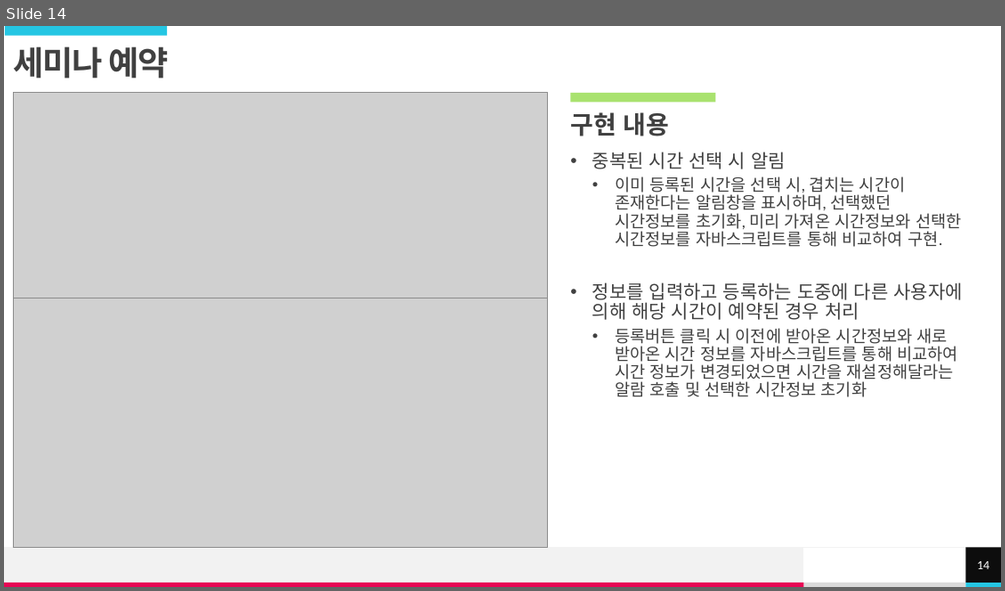
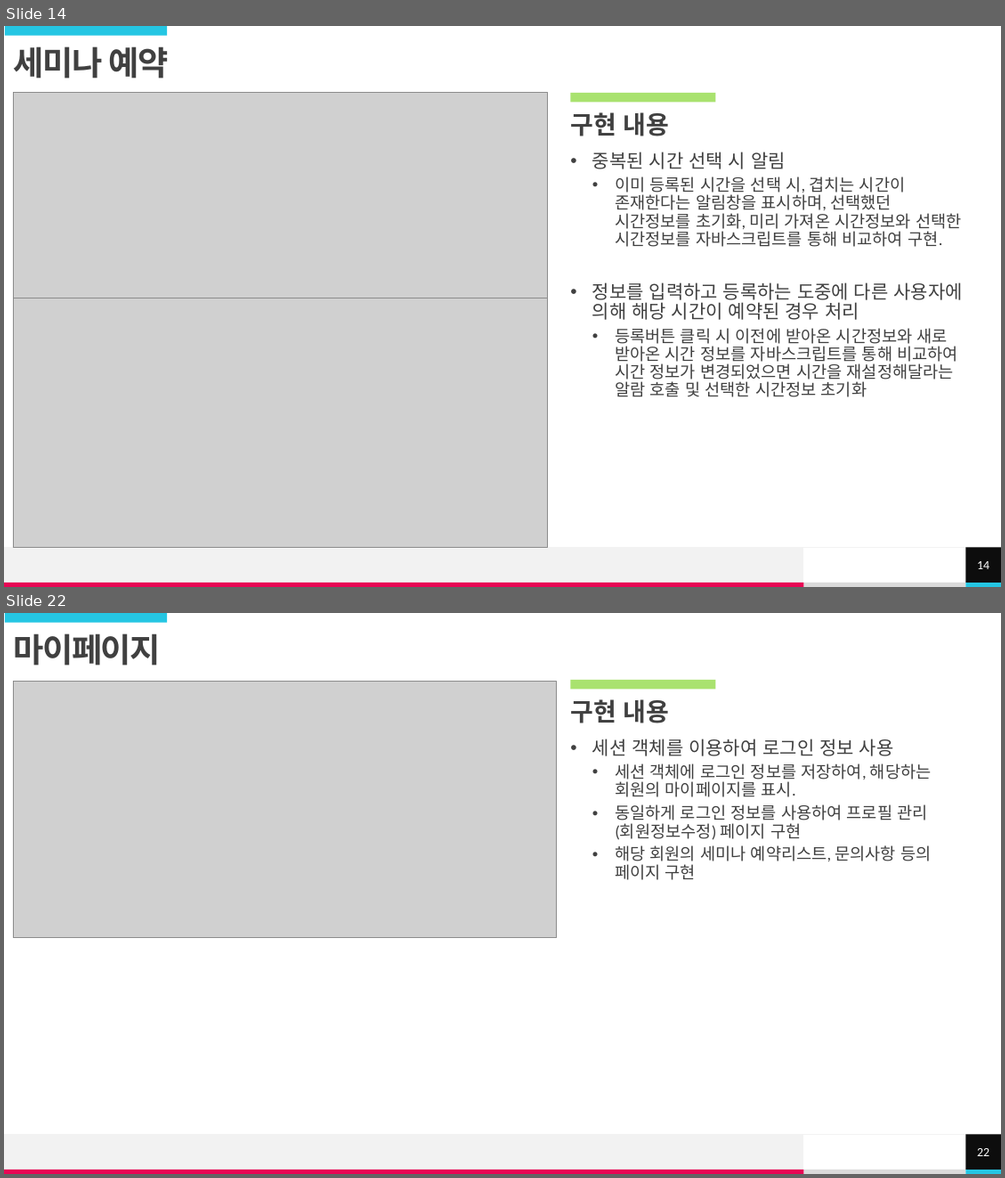
Before and after one commit to hhsw07/ezen-academy-projects, a slide deck: 이형준/my/E-zone.pptx. Shown one above the other, each under a label of ours: slide 14 before the commit, slides 14 and 22 after it; the slides between them are not shown. The pictures are 1005x591 and 1005x1178 pixels, drawn with LibreOffice and Linux fonts; fonts in the diff are those of the drawing; grey boxes stand for pictures. Boxes give left, top, right and bottom in pixels: in the first picture for what was removed or moved away, otherwise in the second. Text is boxed around its words. In the diff, an @@ line names an element or a change of style, - is before the commit and + after.

```diff
--- a/이형준/my/E-zone.pptx
+++ b/이형준/my/E-zone.pptx
@@ slide 22 added at box(4, 613, 1001, 1174), background #FFFFFF; not listed: 5 template elements that a slide beside it also shows @@
@@ rectangle added at box(5, 613, 167, 623), fill #25C6E3 @@
@@ title added at box(14, 633, 161, 666), 32 pt, text #404040, bold @@
+마이페이지
@@ picture added at box(14, 682, 557, 938) @@
@@ rectangle added at box(571, 680, 716, 690), fill #A9E26F @@
@@ text added at box(570, 699, 670, 723), 24 pt, text #404040, bold @@
+구현 내용
@@ text added at box(592, 738, 930, 880), 16 pt, text #404040 @@
+• 세션 객체를 이용하여 로그인 정보 사용
+  • 세션 객체에 로그인 정보를 저장하여, 해당하는 회원의 마이페이지를 표시.
+  • 동일하게 로그인 정보를 사용하여 프로필 관리(회원정보수정) 페이지 구현
+  • 해당 회원의 세미나 예약리스트, 문의사항 등의 페이지 구현
@@ page number added at box(966, 1135, 1001, 1169), fill #0D0D0D, 12 pt, text #FFFFFF @@
+22
```
Also in this commit, not shown: 1 slide changed, 13 other slides added, 1 other file.
